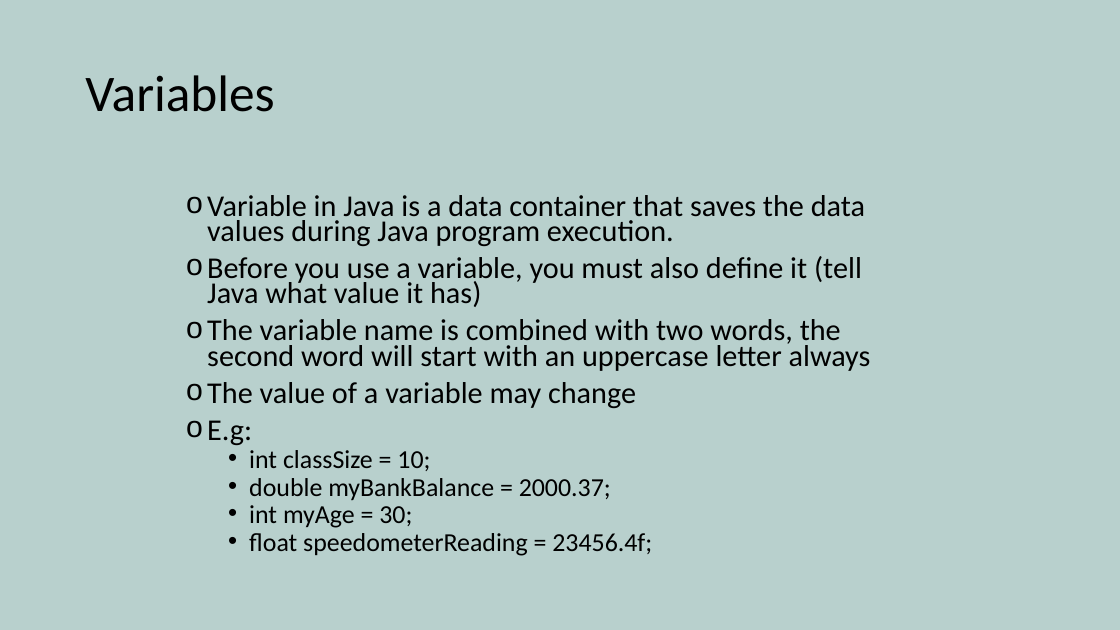
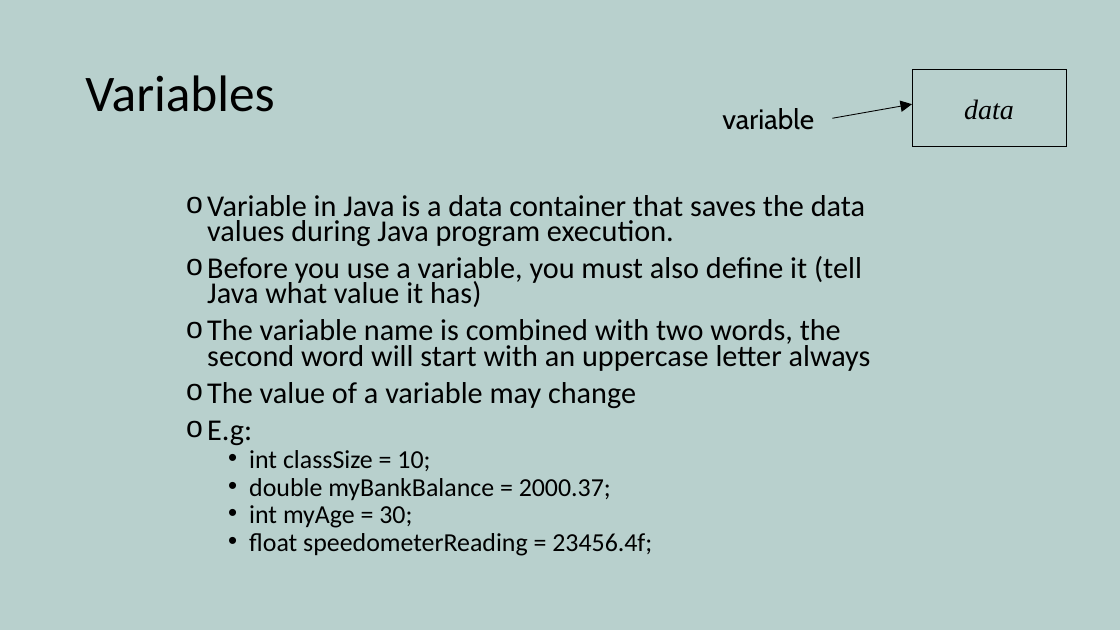
Before and after one commit to yetanothermasterylearning/Core-Java, a slide deck: slide 3 of 03. Programming Basics/Presentation/Data types and Operators.pptx (slide 9 before the commit). Drawn at 1120x630 pixels with LibreOffice and Linux fonts; fonts in the diff are those of the drawing. Boxes give left, top, right and bottom in pixels: in the first picture for what was removed or moved away, otherwise in the second. Text is boxed around its words. In the diff, an @@ line names an element or a change of style, - is before the commit and + after.

```diff
--- a/03. Programming Basics/Presentation/Data types and Operators.pptx
+++ b/03. Programming Basics/Presentation/Data types and Operators.pptx
@@ rectangle added at bbox=[912, 70, 1066, 147], outline #000000 0.75 pt, 24 pt, text #000000, italic @@
+data
@@ text added at bbox=[722, 108, 814, 130], 24 pt, text #000000 @@
+variable
@@ arrow added from (833, 118) to (912, 104), #000000 0.75 pt @@
```
Also in this commit, not shown: 7 other slides changed, 2 slides removed, 4 other files.
